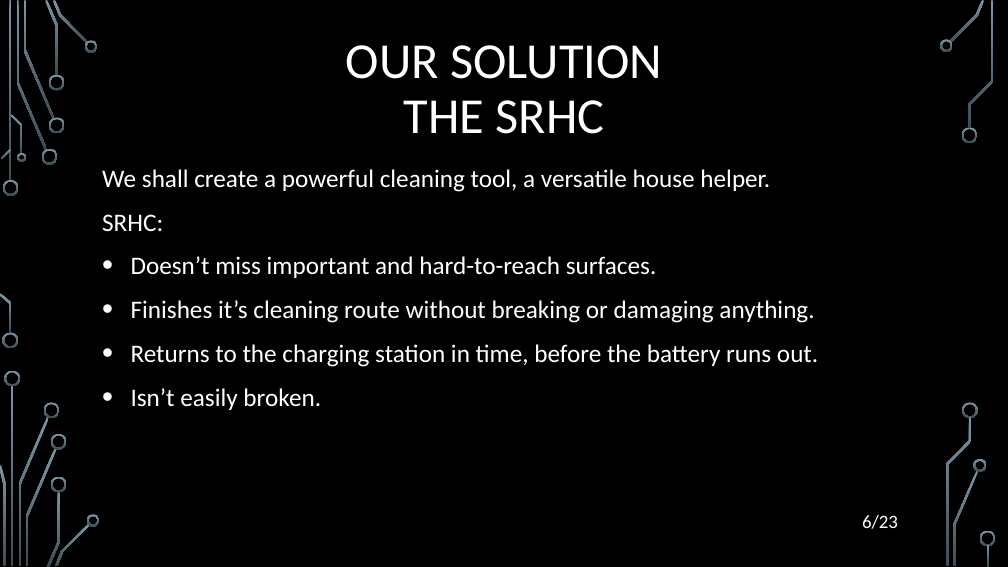
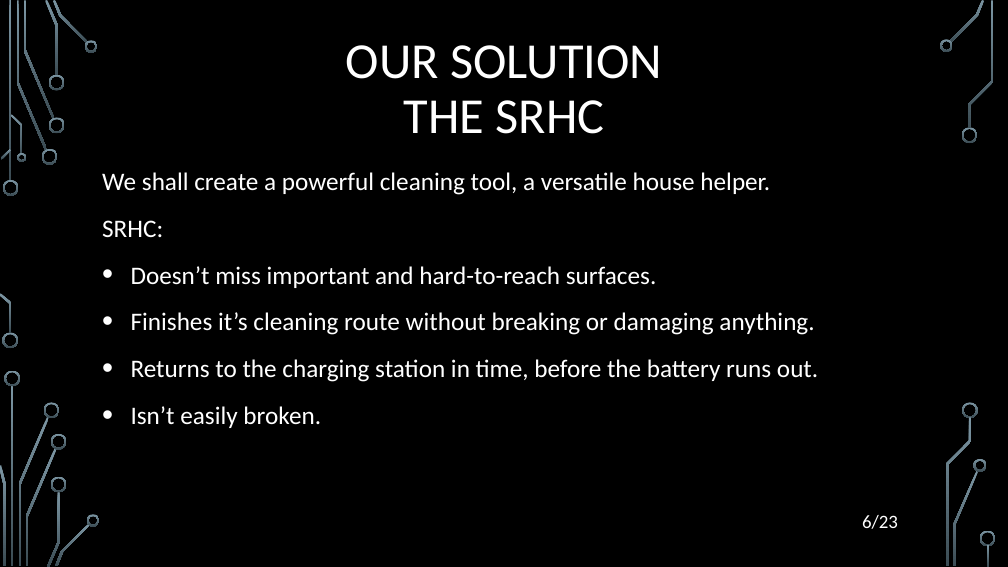
Before and after one commit to filozof50/UP, a slide deck: slide 6 of hw2/H2020.pptx. Drawn at 1008x567 pixels with LibreOffice and Linux fonts; fonts in the diff are those of the drawing; background and template pictures are left out. Boxes give left, top, right and bottom in pixels: in the first picture for what was removed or moved away, otherwise in the second. Text is boxed around its words. In the diff, an @@ line names an element or a change of style, - is before the commit and + after.

```diff
--- a/hw2/H2020.pptx
+++ b/hw2/H2020.pptx
@@ text "We shall create a powerful ..." at bbox=[102, 172, 818, 428]: line spacing 1.1 to 1.2 @@
```
Also in this commit, not shown: 11 other slides changed, 2 other files.
